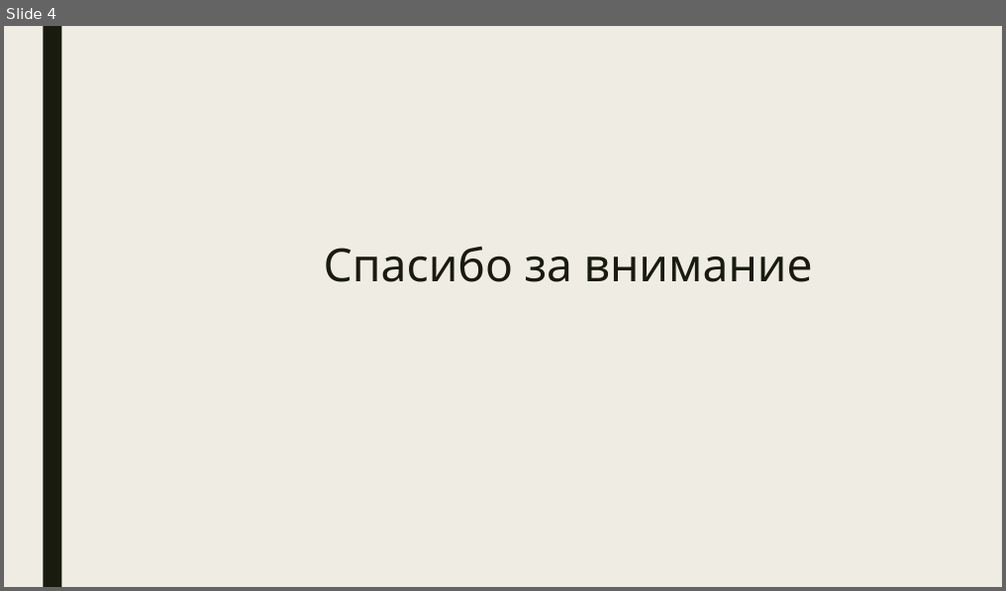
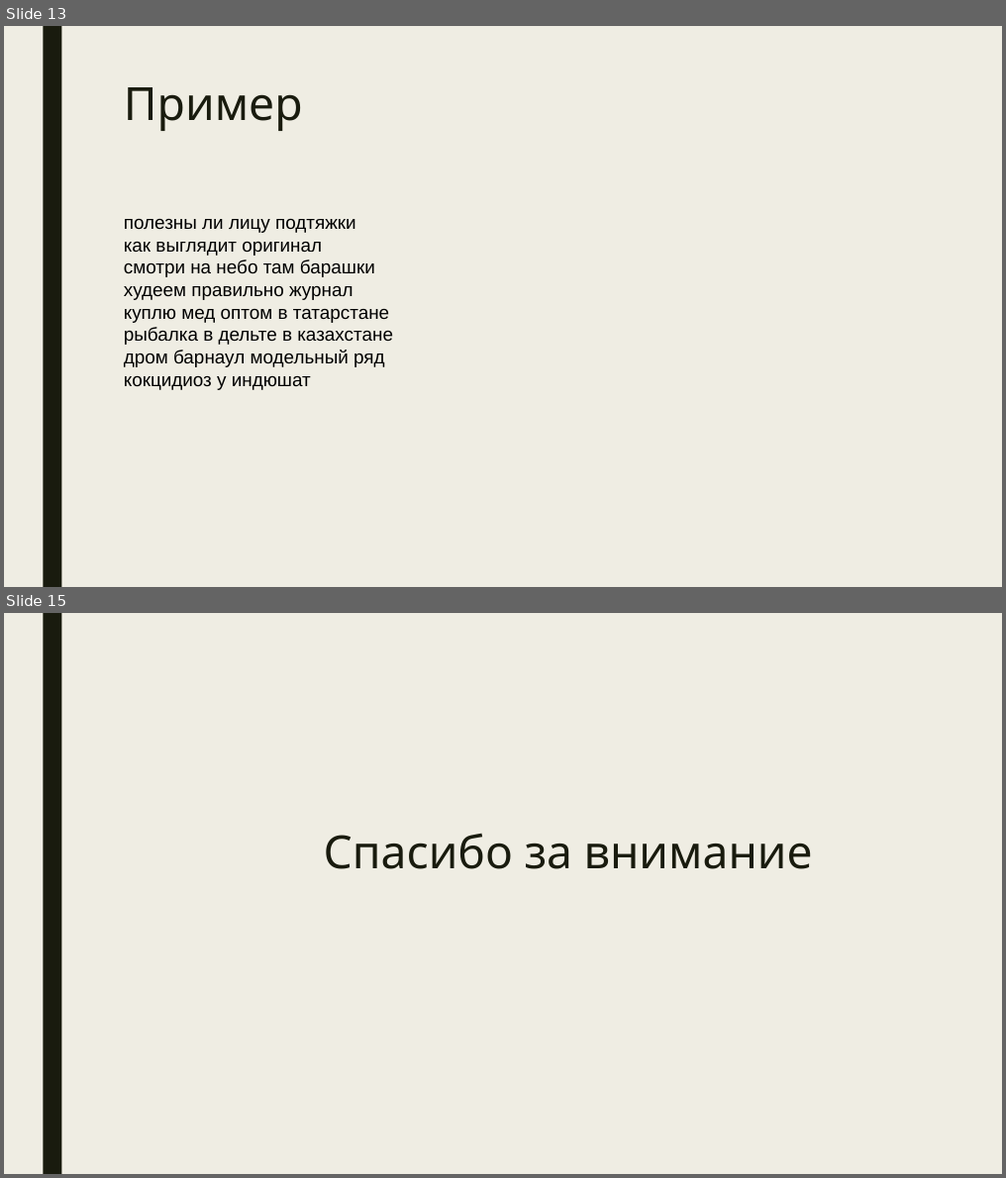
Before and after one commit to nsuglob/alice-generate-poems, a slide deck: doc_ru.pptx. Shown one above the other, each under a label of ours: slide 4 before the commit, slides 13 and 15 after it; the slides between them are not shown. The pictures are 1006x591 and 1006x1178 pixels, drawn with LibreOffice and Linux fonts; fonts in the diff are those of the drawing. Boxes give left, top, right and bottom in pixels: in the first picture for what was removed or moved away, otherwise in the second. Text is boxed around its words. In the diff, an @@ line names an element or a change of style, - is before the commit and + after.

```diff
--- a/doc_ru.pptx
+++ b/doc_ru.pptx
@@ slide 13 added at (4, 26, 1002, 587), background #EFEDE3; not listed: 1 template element that a slide beside it also shows @@
@@ text added at (124, 87, 303, 131), 44 pt, text #191B0E @@
+Пример
@@ text added at (124, 219, 393, 390), 18 pt, text #000000 @@
+полезны ли лицу подтяжки
+как выглядит оригинал
+смотри на небо там барашки
+худеем правильно журнал
+куплю мед оптом в татарстане
+рыбалка в дельте в казахстане
+дром барнаул модельный ряд
+кокцидиоз у индюшат
@@ what was slide 4 is now slide 15 @@
```
Also in this commit, not shown: 3 slides changed, 10 other slides added.
